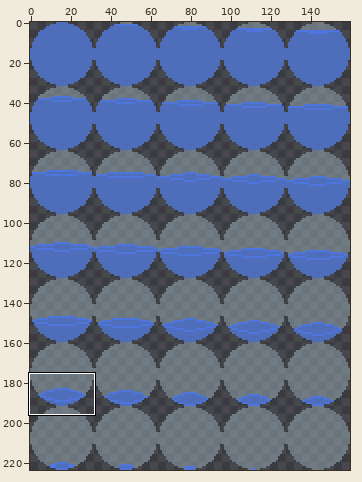
Edited in one commit: pixel-art file (assets/texture_atlases/ui/actions/MineAction/mine_progress_orb.aseprite). Above, an overview of the earlier version with the close-up marked.
Close-up. First the earlier version:
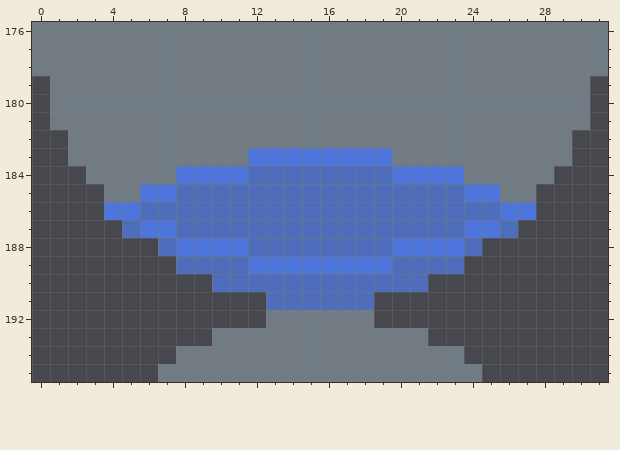
160x224 pixels, 1 frame. Shown: x 0..31, y 176..195. The commit also changed other parts of the picture, which this record leaves out.
The result:
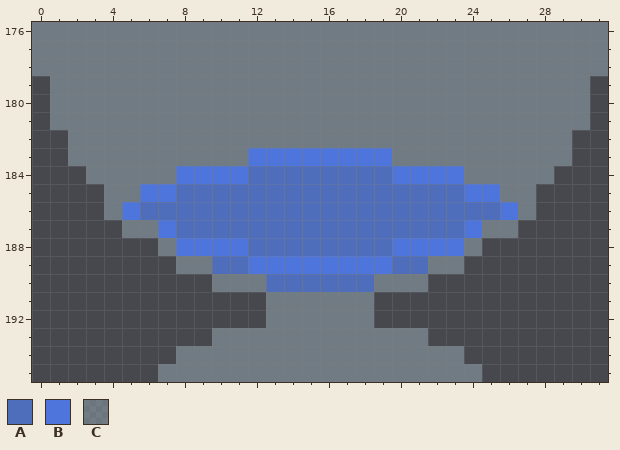
Palette (. is transparent): A #4e6ebb  B #4e75db  C #9badb780
The exact change:
--- layer "Layer 2"
@@ x 0..31 @@
 185 ....CCBBAAAAAAAAAAAAAAAABBCC....
-186 ....BBAAAAAAAAAAAAAAAAAAAABB....
-187 .....ABBAAAAAAAAAAAAAAAABBA.....
-188 .......ABBBBAAAAAAAABBBBA.......
-189 ........AAAABBBBBBBBAAAA........
-190 ..........AAAAAAAAAAAA..........
-191 .............AAAAAA.............
+186 ....CBAAAAAAAAAAAAAAAAAAAABC....
+187 .....CCBAAAAAAAAAAAAAAAABCC.....
+188 .......CBBBBAAAAAAAABBBBC.......
+189 ........CCAABBBBBBBBAACC........
+190 ..........CCCAAAAAACCC..........
+191 .............CCCCCC.............
 192 .............CCCCCC.............
